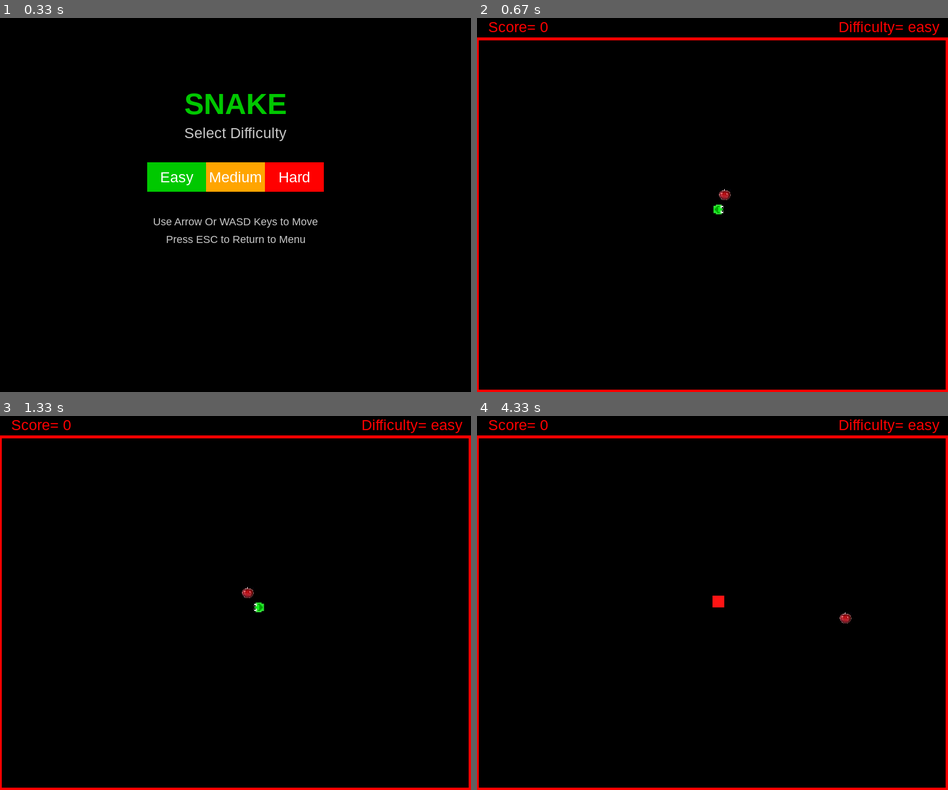
Above: before the commit, frames 1-4 (two rows, left to right).
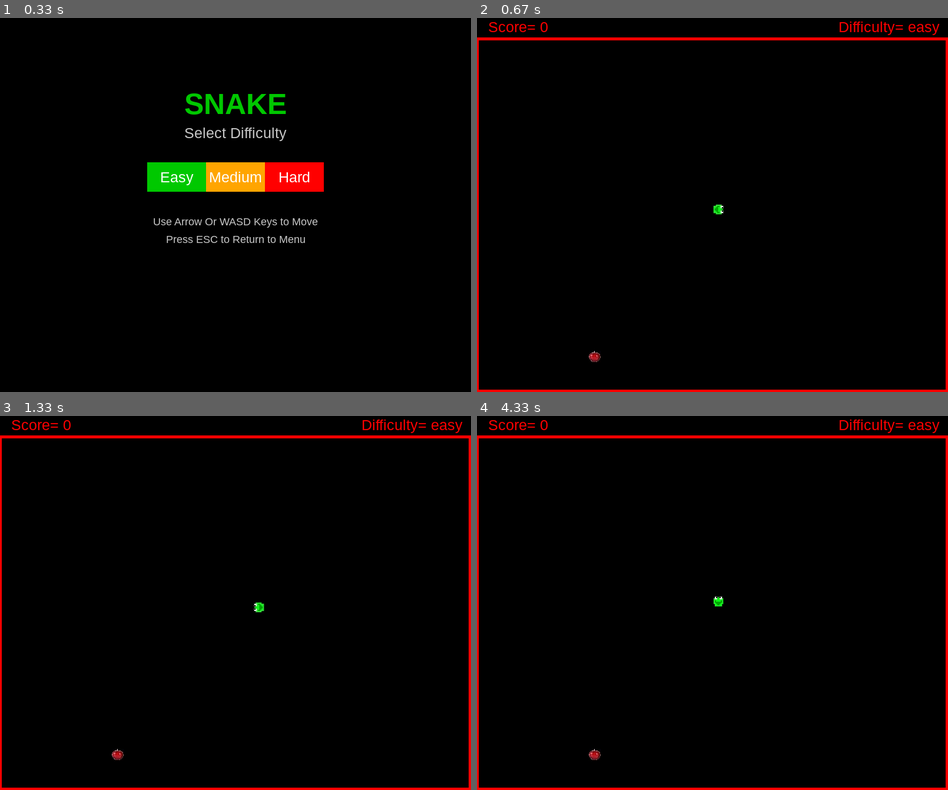
Above: after the commit, the same moments.

Repository: Matin-python/Snake-Game-Pygame
Game: pygame game, started from snake.py
Same seed, same stepped clock (60 frames per second), same inputs: the game is played once before the commit and once after it.
Inputs (mouse positions are in pixels of both pictures, inside the frame that each line leads up to):
- Up to frame 1 (0.33 s): no input
- Up to frame 2 (0.67 s): click "Easy" at 0.38 s
- Up to frame 3 (1.33 s): hold W 0.67-1.13 s; hold Right 0.67-1.13 s; move the mouse to (386, 591) at 0.7 s; tap A at 1.17 s
- Up to frame 4 (4.33 s): hold Right 1.57-2.03 s; hold Up 2.07-2.37 s; hold Right 2.4-2.87 s; hold Left 2.9-3.43 s; hold Down 3.47-3.77 s; hold Left 3.8-4.2 s; hold Up from 4.23 s (still down)

Frame 1 is identical in both runs. In frame 2, 0.1% of the frame differs, in the area x 23-54%, y 45-92%; in frame 3, 0.1%; in frame 4, 0.2%, in the area x 23-80%, y 48-92%.

Commit message:
Update snake.py
fix some bug
delete some unnecessary initialization

Diff:
--- a/snake.py
+++ b/snake.py
@@ -46,45 +46,42 @@
 }
 
 class Snake:
-    size = 20
-    snake_loc = []
-    snake_len = 1
-    snake_score = 0
-    snake_direction = 1
-    snake_difficulty = 'easy'
-
-    loc_x = SCREEN_WIDTH/2
-    loc_y = SCREEN_HIGHT/2
-
-    x_change = 0
-    y_change = 0
-
-
-    # def __int__(self):
-    #     self.len = 2
-        # self.loc_x = screen_width/2
-        # self.loc_y = screen_hight/2
+    def __init__(self):
+        self.size = 20
+
+        self.snake_loc = []
+        self.snake_len = 1
+        self.snake_score = 0
+
+        self.snake_direction = DIRECTIONS["RIGHT"]
+        self.snake_difficulty = 'easy'
+
+        self.loc_x = SCREEN_WIDTH // 2
+        self.loc_y = SCREEN_HIGHT // 2
+
+        self.x_change = 0
+        self.y_change = 0
 
     def update(self, userInput):
         if userInput[pygame.K_w] or userInput[pygame.K_UP]:
             self.y_change = -10
             self.x_change = 0
-            self.snake_direction = 0
+            self.snake_direction = DIRECTIONS["UP"]
 
         if userInput[pygame.K_a] or userInput[pygame.K_LEFT]:
             self.x_change = -10
             self.y_change = 0
-            self.snake_direction = 3
+            self.snake_direction = DIRECTIONS["LEFT"]
 
         if userInput[pygame.K_s] or userInput[pygame.K_DOWN]:
             self.y_change = 10
             self.x_change = 0
-            self.snake_direction = 2
+            self.snake_direction = DIRECTIONS["DOWN"]
 
         if userInput[pygame.K_d] or userInput[pygame.K_RIGHT]:
             self.x_change = 10
             self.y_change = 0
-            self.snake_direction = 1
+            self.snake_direction = DIRECTIONS["RIGHT"]
 
         self.loc_x += self.x_change
         self.loc_y += self.y_change
@@ -99,14 +96,14 @@
         if len(self.snake_loc)>self.snake_len:
             del self.snake_loc[0]
 
-    def eat(self, SCREEN):
+    def eat(self, SCREEN, food):
         snake_rect = pygame.Rect(self.snake_loc[-1][0], self.snake_loc[-1][1], self.size , self.size)
-        rand_food = pygame.Rect(Food.loc_x, Food.loc_y, Food.size, Food.size)
+        rand_food = pygame.Rect(food.loc_x, food.loc_y, food.size, food.size)
         if snake_rect.colliderect(rand_food):
             pygame.draw.rect(SCREEN, (255,20,20), snake_rect)
-            Food().update()
-            Snake.snake_len += 1
-            Snake.snake_score += 1
+            food.update()
+            self.snake_len += 1
+            self.snake_score += 1
 
 
     def draw(self, SCREEN):
@@ -130,16 +127,14 @@
 
 
 class Food:
-    size = 20
-    loc_x = random.randint(40, SCREEN_WIDTH-40)
-    loc_y = random.randint(40, SCREEN_HIGHT-40)
-    # def __int__(self):
-    #     self.loc_x = random.randint(40, screen_width-40)
-    #     self.loc_y = random.randint(40, screen_hight-40)
+    def __init__(self):
+        self.size = 20
+        self.loc_x = random.randrange(40, SCREEN_WIDTH-40, 10)
+        self.loc_y = random.randrange(50, SCREEN_HIGHT-40, 10)
 
     def update(self):
-        Food.loc_x = random.randint(40, SCREEN_WIDTH-40)
-        Food.loc_y = random.randint(40, SCREEN_HIGHT-40)
+        self.loc_x = random.randrange(40, SCREEN_WIDTH-40, 10)
+        self.loc_y = random.randrange(50, SCREEN_HIGHT-40, 10)
 
     def draw(self, SCREEN):
         SCREEN.blit(FOOD, (self.loc_x, self.loc_y))
@@ -169,24 +164,21 @@
     return False
 
 def Game(difficulty):
-    SPEED = SPEEDS[difficulty]
-    Snake.snake_difficulty = difficulty
-    global game_over
-    game_over = False
-
     run = True
     player = Snake()
     food = Food()
 
-    Snake.snake_len = 1
-    Snake.snake_loc = []
-    Snake.snake_score = 0
+    SPEED = SPEEDS[difficulty]
+    player.snake_difficulty = difficulty
+    global game_over
+    game_over = False
+
 
     while run:
         if game_over:
             SCREEN.fill(BLACK)
             draw_text("GAME OVER!", title_font, RED, SCREEN_WIDTH/2, SCREEN_HIGHT/2-70)
-            draw_text(f"Final Score: {Snake.snake_score}", font, WHITE, SCREEN_WIDTH/2, SCREEN_HIGHT/2 -30)
+            draw_text(f"Final Score: {player.snake_score}", font, WHITE, SCREEN_WIDTH/2, SCREEN_HIGHT/2 -30)
 
             if draw_button("Play Again", SCREEN_WIDTH/2-130, SCREEN_HIGHT/2, 120, 50, GREEN, DARK_GREEN):
                 Game(difficulty)
@@ -206,7 +198,7 @@
 
             player.update(userInput)
             player.draw(SCREEN)
-            player.eat(SCREEN)
+            player.eat(SCREEN, food)
             player.die()
 
             food.draw(SCREEN)
@@ -226,10 +218,10 @@
     while True:
         SCREEN.fill(BLACK)
 
-        # عنوان
+        # title
         draw_text(" SNAKE ", title_font, GREEN, SCREEN_WIDTH/2, 150)
 
-        # دکمه‌ها
+        # bottoms
         if draw_button("Easy", SCREEN_WIDTH/2 -150, SCREEN_HIGHT/2 -70, 100, 50, GREEN, DARK_GREEN):
             return 'easy'
         if draw_button("Medium", SCREEN_WIDTH/2 -50, SCREEN_HIGHT/2 -70, 100, 50, ORANGE, YELLOW):
@@ -239,7 +231,7 @@
 
         draw_text("Select Difficulty", font, GRAY, SCREEN_WIDTH/2, 200)
 
-        # راهنما
+        # guide
         draw_text("Use Arrow Or WASD Keys to Move", small_font, GRAY, SCREEN_WIDTH/2, 350)
         draw_text("Press ESC to Return to Menu", small_font, GRAY, SCREEN_WIDTH/2, 380)
 
